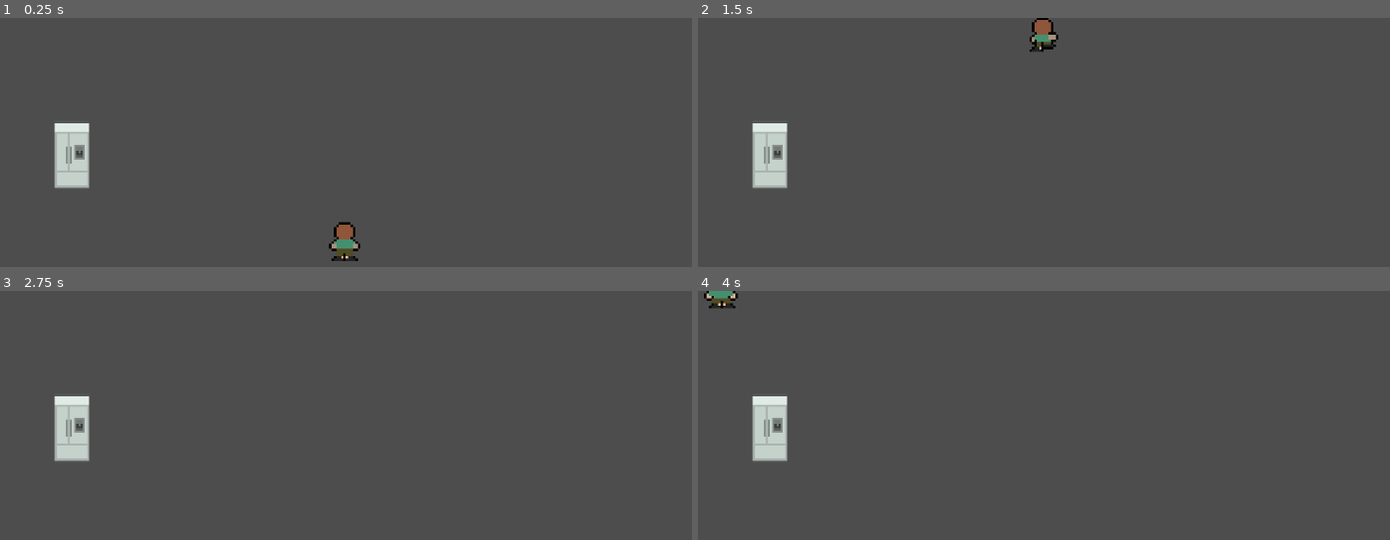
Above: before the commit, frames 1-4 (two rows, left to right).
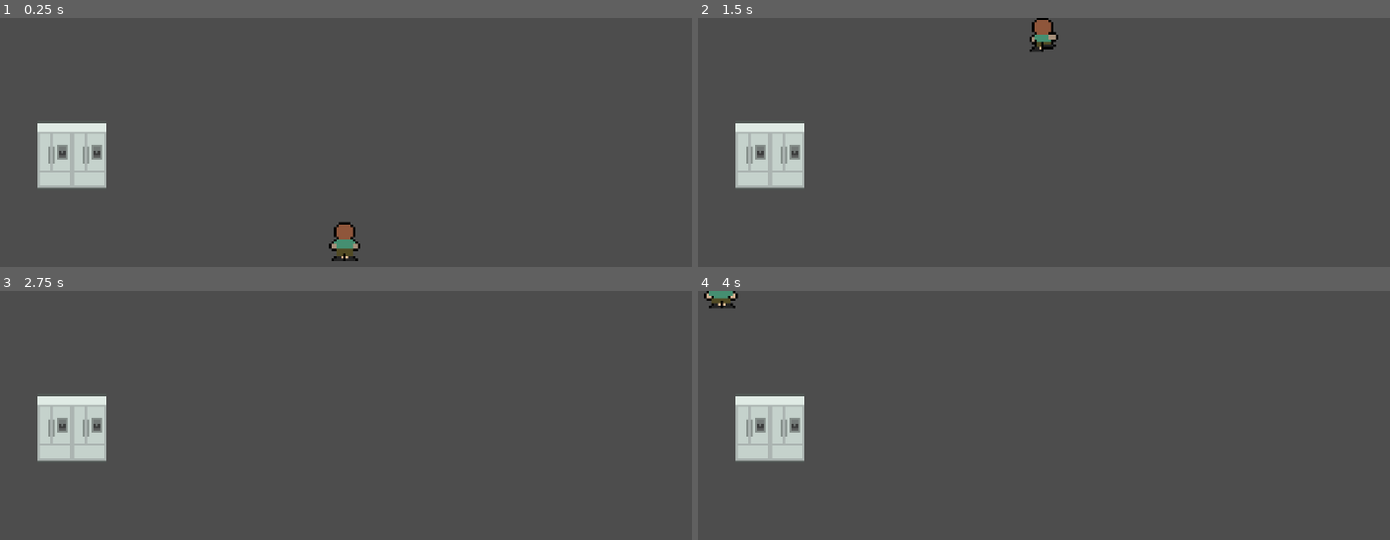
Above: after the commit, the same moments.

Repository: RaiLogic/cooking-game
Game: Godot game, scene res://Scenes/UI/main.tscn
The game is run twice, just before and just after one commit, with the same random seed, the same clock (stepped at 60 frames per second) and the same inputs. This scene is started directly instead of the project's main scene.
Inputs:
- Up to frame 1 (0.25 s): no input
- Up to frame 2 (1.5 s): tap Enter at 0.5 s; hold W (up) from 0.53 s (still down); tap 1 (dance) at 0.6, 1.35 s
- Up to frame 3 (2.75 s): tap Space at 2 s; release W (up) at 2.03 s; hold A (left) from 2.03 s (still down); tap 1 (dance) at 2.1 s
- Up to frame 4 (4 s): tap Enter at 2.75 s; tap 1 (dance) at 2.85, 3.6 s; tap Space at 3.5 s; release A (left) at 3.53 s; hold S (down) from 3.53 s (still down)

The runs differ from the first frame. In frame 1, 1.8% of the frame differs, in the area x 5-16%, y 42-69%; in frame 2, 1.8%; in frame 3, 1.8%; in frame 4, 1.8%.

Commit message:
Food Storage Randomizer

Diff:
--- /dev/null
+++ b/Resources/buns.tres
@@ -0,0 +1,10 @@
+[gd_resource type="Resource" script_class="Food" format=3 uid="uid://cwti6q3t234i6"]
+
+[ext_resource type="Script" uid="uid://c2n7083wgh4a2" path="res://Scripts/Food/food.gd" id="1_de277"]
+[ext_resource type="Texture2D" uid="uid://cpwq2wyy6gwv6" path="res://Assets/Own Assets/Foods&Recipe/Bun.png" id="1_x5rfh"]
+
+[resource]
+script = ExtResource("1_de277")
+food_name = "buns"
+icon = ExtResource("1_x5rfh")
+metadata/_custom_type_script = "uid://c2n7083wgh4a2"
--- /dev/null
+++ b/Resources/lettuce.tres
@@ -0,0 +1,10 @@
+[gd_resource type="Resource" script_class="Food" format=3 uid="uid://cdfhuj2rnjba2"]
+
+[ext_resource type="Texture2D" uid="uid://beocuguo0bqj1" path="res://Assets/Own Assets/Foods&Recipe/lettuce.png" id="1_lfb25"]
+[ext_resource type="Script" uid="uid://c2n7083wgh4a2" path="res://Scripts/Food/food.gd" id="1_yjjm8"]
+
+[resource]
+script = ExtResource("1_yjjm8")
+food_name = "lettuce"
+icon = ExtResource("1_lfb25")
+metadata/_custom_type_script = "uid://c2n7083wgh4a2"
--- a/Scenes/Map/Interactables/refrigerator.tscn
+++ b/Scenes/Map/Interactables/refrigerator.tscn
@@ -2,19 +2,29 @@
 
 [ext_resource type="Texture2D" uid="uid://bnubw52m5utqc" path="res://Assets/Borrowed Assets/tileset 16x16.png" id="1_4o8gv"]
 [ext_resource type="Script" uid="uid://drxj2ia43tvvq" path="res://Scripts/Appliances/refrigerator.gd" id="1_pgw4b"]
-[ext_resource type="Resource" uid="uid://dbu4rwp4ymfhd" path="res://Scripts/Food/raw_patty.tres" id="3_k4iqk"]
+[ext_resource type="Script" uid="uid://c2n7083wgh4a2" path="res://Scripts/Food/food.gd" id="2_k4iqk"]
+[ext_resource type="Resource" uid="uid://dbu4rwp4ymfhd" path="res://Resources/raw_patty.tres" id="3_k4iqk"]
 [ext_resource type="PackedScene" uid="uid://c1fhlfxbrpua" path="res://Scenes/Components/interacted_component.tscn" id="3_pgw4b"]
+[ext_resource type="Resource" uid="uid://cwti6q3t234i6" path="res://Resources/buns.tres" id="4_psxe0"]
+[ext_resource type="Resource" uid="uid://cdfhuj2rnjba2" path="res://Resources/lettuce.tres" id="5_yiliw"]
 
 [sub_resource type="RectangleShape2D" id="RectangleShape2D_pbjh4"]
-size = Vector2(16, 26)
+size = Vector2(32, 26)
 
 [sub_resource type="RectangleShape2D" id="RectangleShape2D_g13ic"]
-size = Vector2(16, 10)
+size = Vector2(32, 10)
+
+[sub_resource type="StyleBoxFlat" id="StyleBoxFlat_3owqy"]
+bg_color = Color(1, 1, 1, 1)
+corner_radius_top_left = 5
+corner_radius_top_right = 5
+corner_radius_bottom_right = 5
+corner_radius_bottom_left = 5
 
 [node name="Refrigerator" type="StaticBody2D" unique_id=468929042]
 z_index = 1
 script = ExtResource("1_pgw4b")
-food = ExtResource("3_k4iqk")
+food_group = Array[ExtResource("2_k4iqk")]([ExtResource("3_k4iqk"), ExtResource("4_psxe0"), ExtResource("5_yiliw")])
 
 [node name="InteractedComponent" parent="." unique_id=876625429 node_paths=PackedStringArray("interactable") instance=ExtResource("3_pgw4b")]
 interactable = NodePath("..")
@@ -25,6 +35,13 @@
 debug_color = Color(1, 0, 1, 0.41960785)
 
 [node name="Sprite2D" type="Sprite2D" parent="." unique_id=1746509642]
+position = Vector2(-8, 0)
+texture = ExtResource("1_4o8gv")
+region_enabled = true
+region_rect = Rect2(16, 174, 16, 32)
+
+[node name="Sprite2D2" type="Sprite2D" parent="." unique_id=1560427965]
+position = Vector2(8, 0)
 texture = ExtResource("1_4o8gv")
 region_enabled = true
 region_rect = Rect2(16, 174, 16, 32)
@@ -33,5 +50,13 @@
 position = Vector2(0, -1)
 shape = SubResource("RectangleShape2D_g13ic")
 
+[node name="Panel" type="Panel" parent="." unique_id=948315781]
+visible = false
+offset_left = -16.0
+offset_top = -46.0
+offset_right = 7.0
+offset_bottom = -26.0
+theme_override_styles/panel = SubResource("StyleBoxFlat_3owqy")
+
 [connection signal="body_entered" from="InteractedComponent" to="InteractedComponent" method="_on_body_entered"]
 [connection signal="body_exited" from="InteractedComponent" to="InteractedComponent" method="_on_body_exited"]
--- a/Scenes/Map/restaurant.tscn
+++ b/Scenes/Map/restaurant.tscn
@@ -202,10 +202,7 @@
 position = Vector2(0, 95)
 
 [node name="Refrigerator" parent="Interactables" unique_id=468929042 instance=ExtResource("4_5bm1g")]
-position = Vector2(24, -50)
-
-[node name="Refrigerator2" parent="Interactables" unique_id=1270564501 instance=ExtResource("4_5bm1g")]
-position = Vector2(40, -50)
+position = Vector2(32, -50)
 
 [node name="Stove" parent="Interactables" unique_id=2026918485 instance=ExtResource("5_aqpy7")]
 z_index = 1
--- a/Scenes/Players/player_2.tscn
+++ b/Scenes/Players/player_2.tscn
@@ -365,7 +365,7 @@
 [sub_resource type="RectangleShape2D" id="RectangleShape2D_pns3d"]
 size = Vector2(25, 33)
 
-[node name="Player2" type="CharacterBody2D" unique_id=1739635833 node_paths=PackedStringArray("input", "movement", "dash", "animate", "interact")]
+[node name="Player2" type="CharacterBody2D" unique_id=1739635833 node_paths=PackedStringArray("input", "movement", "dash", "animate", "interact", "inventory")]
 scale = Vector2(0.5, 0.5)
 script = ExtResource("1_jbbyb")
 input = NodePath("Compositions/InputComponent")
@@ -373,6 +373,7 @@
 dash = NodePath("Compositions/DashComponent")
 animate = NodePath("Compositions/AnimationComponent")
 interact = NodePath("Compositions/InteractorComponent")
+inventory = NodePath("Compositions/InventoryComponent")
 
 [node name="AnimatedSprite2D" type="AnimatedSprite2D" parent="." unique_id=366757302]
 position = Vector2(2, -2)
--- a/Scripts/Appliances/refrigerator.gd
+++ b/Scripts/Appliances/refrigerator.gd
@@ -1,7 +1,24 @@
 class_name Refrigerator extends StaticBody2D
 
-@export var food : Food
+@export var food_group : Array[Food]
+
+var food_available : Array[Food]
+var food : Food
+var last_picked_food : Food = null
+
+func get_stored_item() -> void:
+	avoid_last_obtained()
+
+	food = food_available.pick_random()
+	last_picked_food = food
+
+func avoid_last_obtained() -> void:
+	food_available = food_group.duplicate()
+	if last_picked_food != null:
+		food_available.erase(last_picked_food)
 
 func interact(interactor: Player) -> void:
+	get_stored_item()
+
 	interactor.inventory.set_item(food)
 	print(food)
--- a/Scripts/Components/inventory_component.gd
+++ b/Scripts/Components/inventory_component.gd
@@ -1,6 +1,6 @@
 class_name InventoryComponent extends Node
 
-var item_held : Food = null
+var item_held : Food
 
 signal item_changed(item)
 
--- a/Scripts/Map/restaurant.gd
+++ b/Scripts/Map/restaurant.gd
@@ -6,3 +6,4 @@
 
 func _ready() -> void:
 	player_1.inventory.item_changed.connect(inventory_ui.set_inventory_1)
+	player_2.inventory.item_changed.connect(inventory_ui.set_inventory_2)
--- a/Scripts/UI/inventory_ui.gd
+++ b/Scripts/UI/inventory_ui.gd
@@ -10,3 +10,11 @@
 
 	p1_inventory.visible = true
 	p1_inventory.texture = item.icon
+
+func set_inventory_2(item: Food) -> void:
+	if item == null:
+		p2_inventory.visible = false
+		return
+
+	p2_inventory.visible = true
+	p2_inventory.texture = item.icon
--- a/project.godot
+++ b/project.godot
@@ -82,11 +82,13 @@
 dash2={
 "deadzone": 0.2,
 "events": [Object(InputEventKey,"resource_local_to_scene":false,"resource_name":"","device":-1,"window_id":0,"alt_press …(195 unchanged characters)…
+, Object(InputEventKey,"resource_local_to_scene":false,"resource_name":"","device":-1,"window_id":0,"alt_pressed":false,"shift_pressed":false,"ctrl_pressed":false,"meta_pressed":false,"pressed":false,"keycode":0,"physical_keycode":4194326,"key_label":0,"unicode":0,"location":0,"echo":false,"script":null)
 ]
 }
 interact2={
 "deadzone": 0.2,
 "events": [Object(InputEventKey,"resource_local_to_scene":false,"resource_name":"","device":-1,"window_id":0,"alt_press …(195 unchanged characters)…
+, Object(InputEventKey,"resource_local_to_scene":false,"resource_name":"","device":-1,"window_id":0,"alt_pressed":false,"shift_pressed":false,"ctrl_pressed":false,"meta_pressed":false,"pressed":false,"keycode":0,"physical_keycode":4194318,"key_label":0,"unicode":0,"location":0,"echo":false,"script":null)
 ]
 }
 dance={
@@ -97,6 +99,7 @@
 dance2={
 "deadzone": 0.2,
 "events": [Object(InputEventKey,"resource_local_to_scene":false,"resource_name":"","device":-1,"window_id":0,"alt_press …(195 unchanged characters)…
+, Object(InputEventKey,"resource_local_to_scene":false,"resource_name":"","device":-1,"window_id":0,"alt_pressed":false,"shift_pressed":false,"ctrl_pressed":false,"meta_pressed":false,"pressed":false,"keycode":0,"physical_keycode":92,"key_label":0,"unicode":92,"location":0,"echo":false,"script":null)
 ]
 }
 
Renamed: Scripts/Food/raw_patty.tres -> Resources/raw_patty.tres
